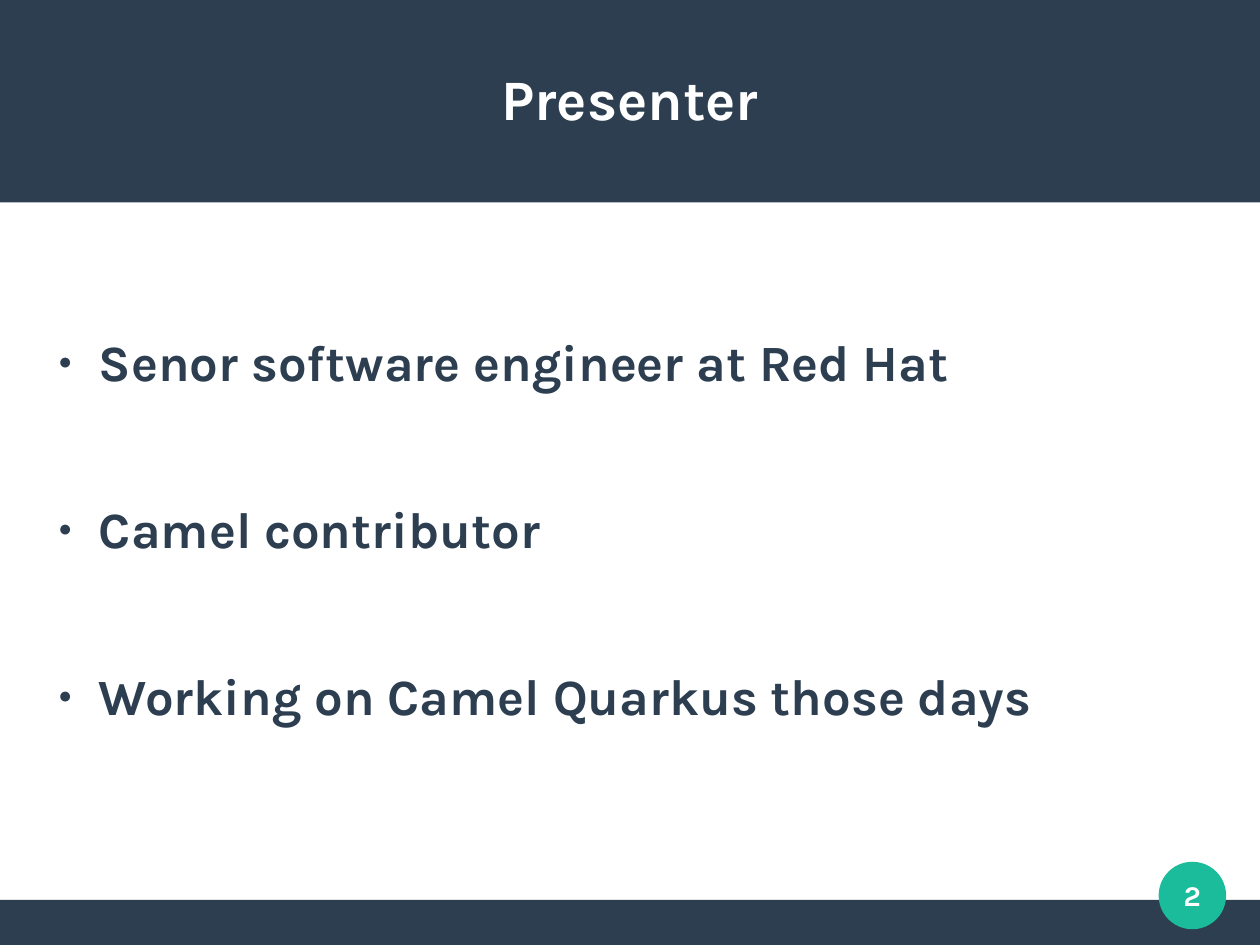
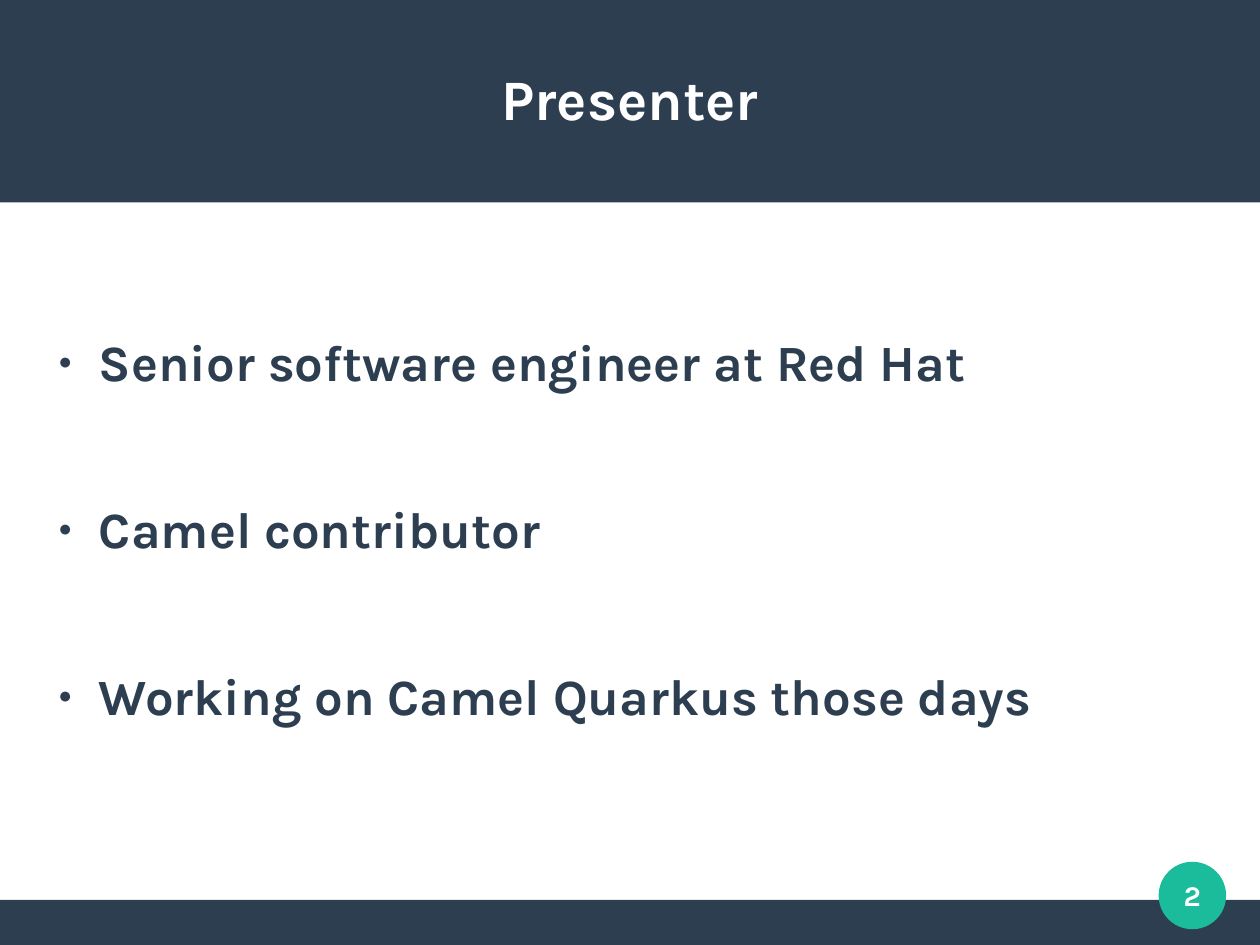
Before and after one commit to aldettinger/integration-in-the-cloud-era-with-camel-quarkus, a slide deck: slide 2 of Integration In The Cloud Era With Camel Quarkus.odp. Drawn at 1260x945 pixels with LibreOffice and Linux fonts; fonts in the diff are those of the drawing. Boxes give left, top, right and bottom in pixels: in the first picture for what was removed or moved away, otherwise in the second. Text is boxed around its words. In the diff, an @@ line names an element or a change of style, - is before the commit and + after.

```diff
--- a/Integration In The Cloud Era With Camel Quarkus.odp
+++ b/Integration In The Cloud Era With Camel Quarkus.odp
@@ text at [99,345,966,393]: text changed @@
-● Senor software engineer at Red Hat
+● Senior software engineer at Red Hat
```
Also in this commit, not shown: 1 other slide changed.
